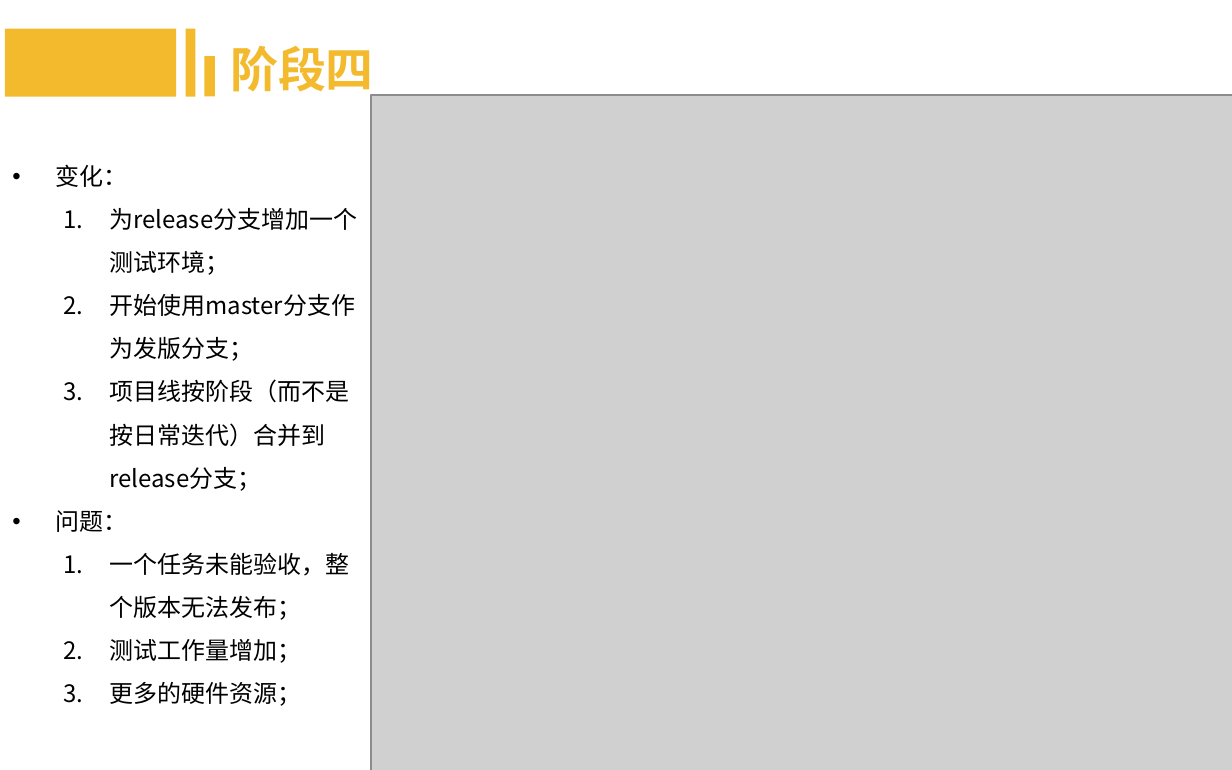
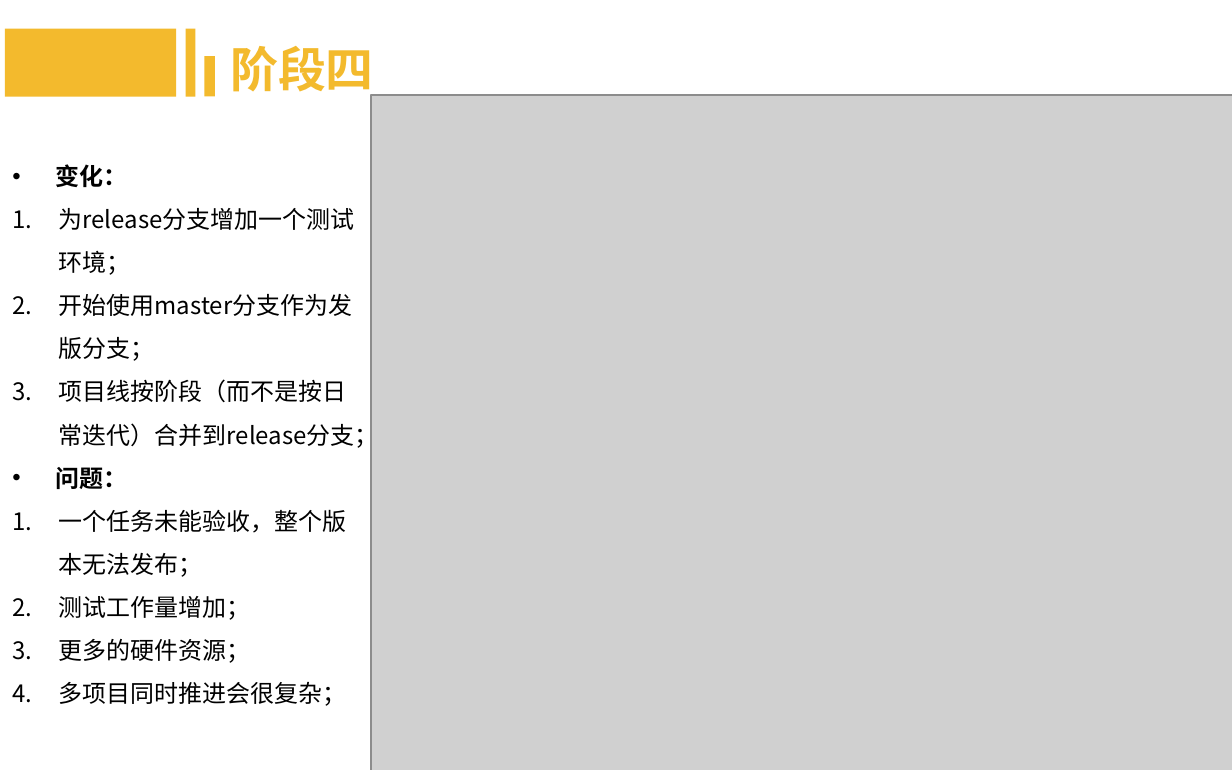
Before and after one commit to machenzhao/git-present, a slide deck: slide 72 of Git.pptx. Drawn at 1232x770 pixels with LibreOffice and Linux fonts; fonts in the diff are those of the drawing; grey boxes stand for pictures; background and template pictures are left out. Boxes give left, top, right and bottom in pixels: in the first picture for what was removed or moved away, otherwise in the second. Text is boxed around its words. In the diff, an @@ line names an element or a change of style, - is before the commit and + after.

```diff
--- a/Git.pptx
+++ b/Git.pptx
@@ text at (56, 164, 379, 663): bold on in "变化：", "问题："; list level 2 to 1 in "为release分支增加一个测试环境；"; list level 2 to 1 in "开始使用master分支作为发版分支；"; list level 2 to 1 in "项目线按阶段（而不是按日常迭代）合并到release分支；"; list level 2 to 1 in "一个任务未能验收，整个版本无法发布；"; list level 2 to 1 in "测试工作量增加；"; list level 2 to 1 in "更多的硬件资源；" @@
@@ text at (59, 682, 347, 706): paragraph added @@
+4. 多项目同时推进会很复杂；
```
Also in this commit, not shown: 4 other slides changed, 2 slides added.
